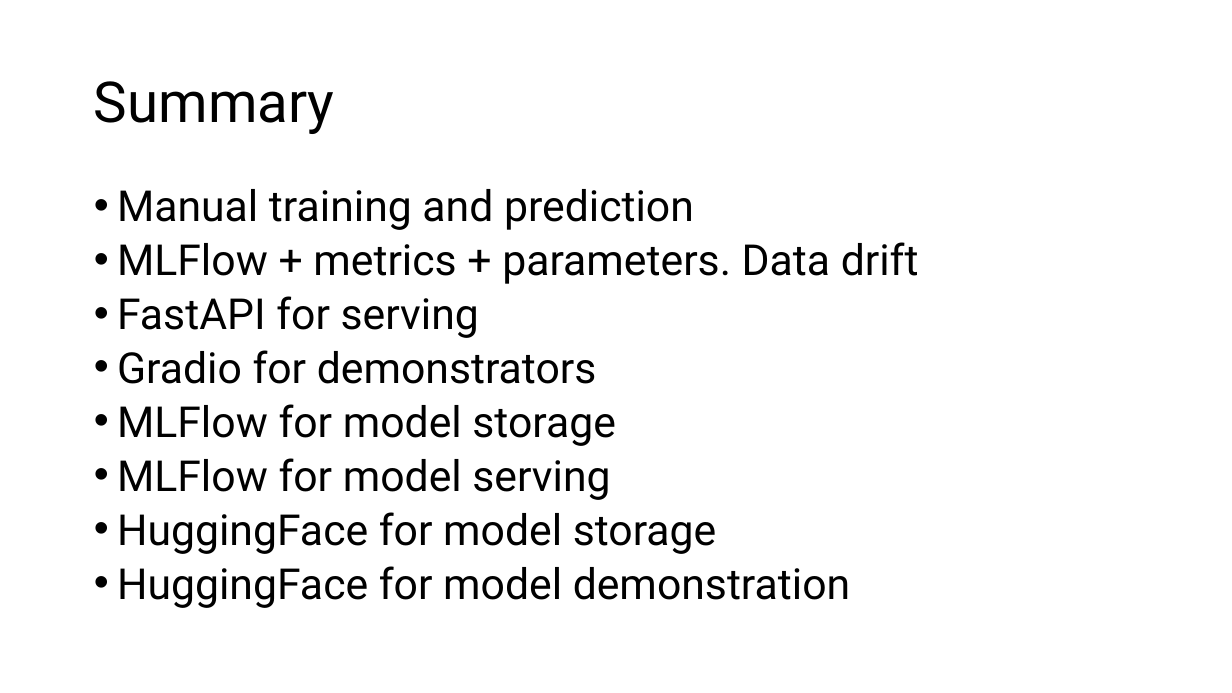
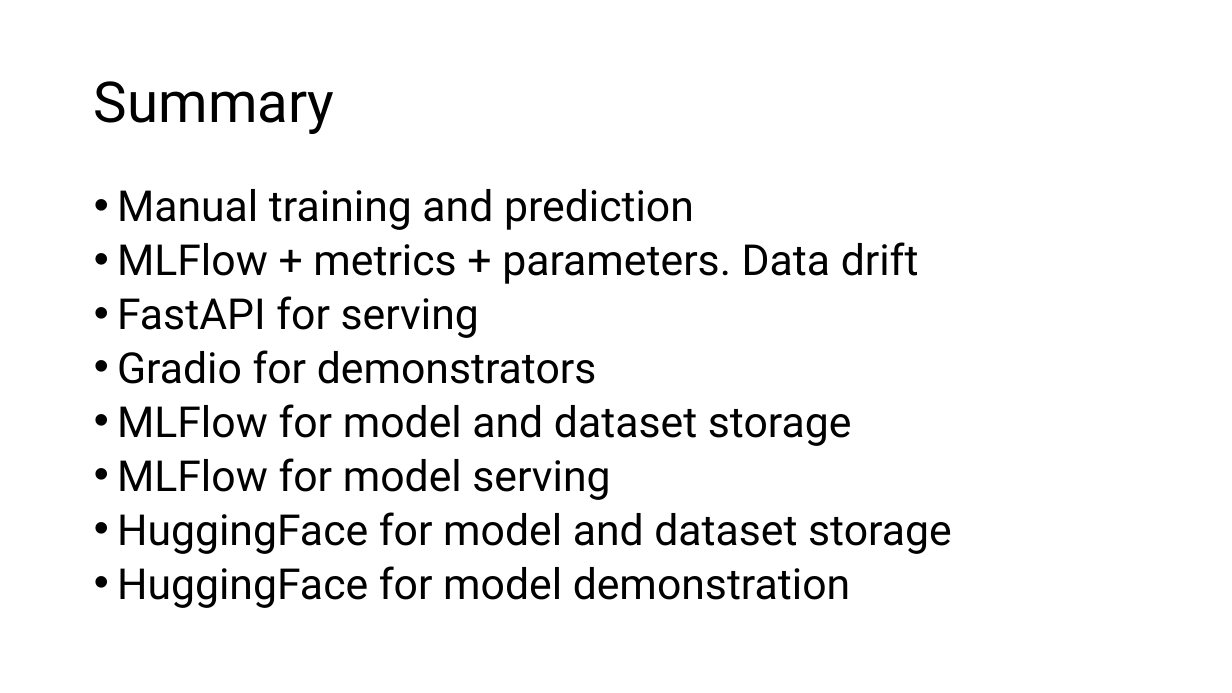
Before and after one commit to lingea-research/MLOps_Workshop, a slide deck: slide 31 of presentation/MLOps-Why-and-How.pptx (slide 29 before the commit). Drawn at 1232x693 pixels with LibreOffice and Linux fonts; fonts in the diff are those of the drawing. Boxes give left, top, right and bottom in pixels: in the first picture for what was removed or moved away, otherwise in the second. Text is boxed around its words. In the diff, an @@ line names an element or a change of style, - is before the commit and + after.

```diff
--- a/presentation/MLOps-Why-and-How.pptx
+++ b/presentation/MLOps-Why-and-How.pptx
@@ text at [117,404,852,446]: text changed @@
-• MLFlow for model storage
+• MLFlow for model and dataset storage
@@ text at [117,512,952,554]: text changed @@
-• HuggingFace for model storage
+• HuggingFace for model and dataset storage
```
Also in this commit, not shown: 6 other slides changed, 2 slides added, 7 other files.
